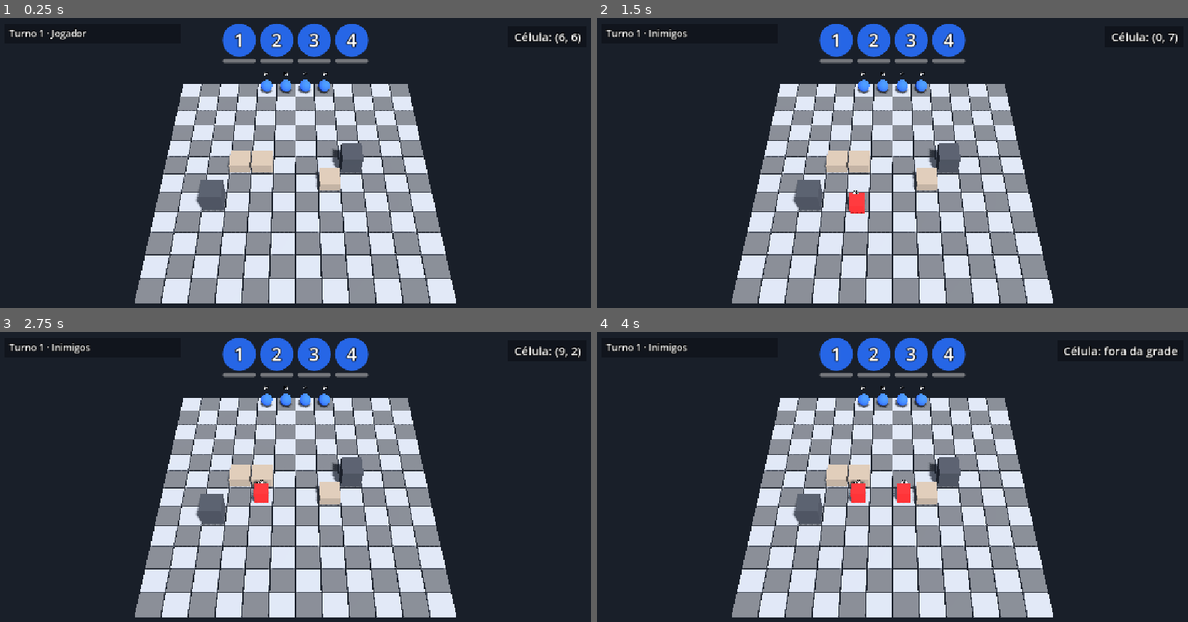
Above: before the commit, frames 1-4 (two rows, left to right).
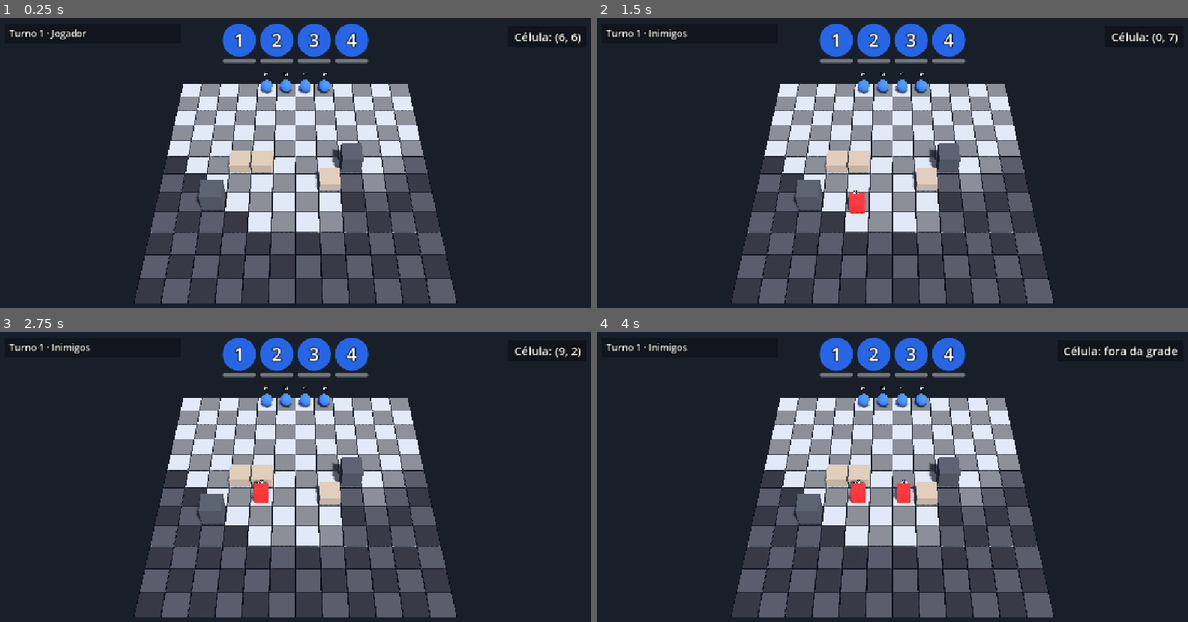
Above: after the commit, the same moments.

Repository: lcf-fernandes/codeName_Phantom1
Game: Godot game, scene res://scenes/tactical/maps/test_level.tscn
Two runs of this game, one before a commit and one after it. Both use one fixed random seed, a clock stepped at 60 frames per second and the inputs below.
Inputs (mouse positions are in pixels of both pictures, inside the frame that each line leads up to):
- Up to frame 1 (0.25 s): no input
- Up to frame 2 (1.5 s): tap Enter at 0.5, 1.35 s; move the mouse to (1022, 168) at 0.52 s; tap R at 0.6 s; click (1022, 168) at 0.67 s; tap Space at 1.25 s; move the mouse to (774, 203) at 1.27 s; click (774, 203) at 1.42 s
- Up to frame 3 (2.75 s): move the mouse to (354, 424) at 2.02 s; tap Keypad Enter at 2.1 s; click (354, 424) at 2.17 s
- Up to frame 4 (4 s): tap Enter at 2.75 s; move the mouse to (862, 566) at 2.77 s; tap 1 at 2.85 s; click (862, 566) at 2.92 s; move the mouse to (1069, 549) at 3.52 s; tap 2 at 3.6 s; click (1069, 549) at 3.67 s

The runs differ from the first frame. In frame 1, 17% of the frame differs, in the area x 22-78%, y 47-99%; in frame 2, 17%; in frame 3, 17%; in frame 4, 17%.

Commit message:
Fog of war: chao escurecido fora da visao

Diff:
--- a/scenes/tactical/maps/test_level.tscn
+++ b/scenes/tactical/maps/test_level.tscn
@@ -22,6 +22,7 @@
 [ext_resource type="Script" uid="uid://dvg18eda70kt8" path="res://scripts/ui/portrait_bar.gd" id="20_80g43"]
 [ext_resource type="Script" uid="uid://buh68ovv0g2o" path="res://scripts/tactical/combat/overwatch_controller.gd" id="21_bkdw7"]
 [ext_resource type="Script" uid="uid://ciqfgd6wkdoaq" path="res://scripts/tactical/vision/vision_system.gd" id="22_mbken"]
+[ext_resource type="Script" uid="uid://by5oa5viela2b" path="res://scripts/tactical/vision/fog_overlay.gd" id="23_lslra"]
 
 [node name="TestLevel" type="Node3D" unique_id=238378437]
 
@@ -101,3 +102,6 @@
 
 [node name="VisionSystem" type="Node" parent="." unique_id=1582920307]
 script = ExtResource("22_mbken")
+
+[node name="FogOverlay" type="Node3D" parent="." unique_id=1389819292]
+script = ExtResource("23_lslra")
--- /dev/null
+++ b/scripts/tactical/vision/fog_overlay.gd
@@ -0,0 +1,62 @@
+class_name FogOverlay
+extends Node3D
+## Fog of war, parte 2: escurece o chão das células que o esquadrão não enxerga.
+## Um quadrado semitransparente por célula da grade, mostrado quando a célula não é visível.
+## Só visual: sem colisores, e nada aqui captura o mouse.
+
+## Caminho até o VisionSystem (quais células estão visíveis).
+@export var vision_system_path: NodePath = ^"../VisionSystem"
+## Caminho até o GridManager (tamanho da grade e posição das células).
+@export var grid_manager_path: NodePath = ^"../GridManager"
+## Cor dos quadrados de névoa.
+@export var fog_color: Color = Color(0.02, 0.03, 0.07, 0.6)
+## Altura dos quadrados acima da superfície do chão, em metros.
+@export var overlay_height: float = 0.01
+## Quando falso, a névoa do chão fica toda escondida.
+@export var overlay_enabled: bool = true
+
+var _vision: VisionSystem
+var _grid_manager: GridManager
+var _tiles: Dictionary[Vector2i, MeshInstance3D] = {}
+
+
+func _ready() -> void:
+	_vision = get_node(vision_system_path) as VisionSystem
+	_grid_manager = get_node(grid_manager_path) as GridManager
+	assert(_vision != null, "FogOverlay: vision_system_path não aponta para um VisionSystem.")
+	assert(_grid_manager != null, "FogOverlay: grid_manager_path não aponta para um GridManager.")
+	# Depois de o GridManager ter encontrado o chão.
+	_build_tiles.call_deferred()
+
+
+# Cria um quadrado por célula, todos com o mesmo mesh e o mesmo material.
+func _build_tiles() -> void:
+	var cell_size: float = _grid_manager.grid_floor.cell_size
+	var mesh: PlaneMesh = PlaneMesh.new()
+	mesh.size = Vector2(cell_size - 0.02, cell_size - 0.02)
+
+	var material: StandardMaterial3D = StandardMaterial3D.new()
+	material.albedo_color = fog_color
+	material.transparency = BaseMaterial3D.TRANSPARENCY_ALPHA
+	material.shading_mode = BaseMaterial3D.SHADING_MODE_UNSHADED
+
+	for x: int in _grid_manager.grid_floor.grid_width:
+		for y: int in _grid_manager.grid_floor.grid_depth:
+			var cell: Vector2i = Vector2i(x, y)
+			var tile: MeshInstance3D = MeshInstance3D.new()
+			tile.name = "Fog_%d_%d" % [x, y]
+			tile.mesh = mesh
+			tile.material_override = material
+			tile.cast_shadow = GeometryInstance3D.SHADOW_CASTING_SETTING_OFF
+			add_child(tile)
+			tile.global_position = _grid_manager.cell_to_world(cell) + Vector3(0.0, overlay_height, 0.0)
+			_tiles[cell] = tile
+
+	_vision.visibility_changed.connect(_refresh)
+	_refresh()
+
+
+# Mostra a névoa só nas células que o esquadrão não enxerga.
+func _refresh() -> void:
+	for cell: Vector2i in _tiles.keys():
+		_tiles[cell].visible = overlay_enabled and not _vision.is_cell_visible(cell)
Not shown, added: scripts/tactical/vision/fog_overlay.gd.uid
